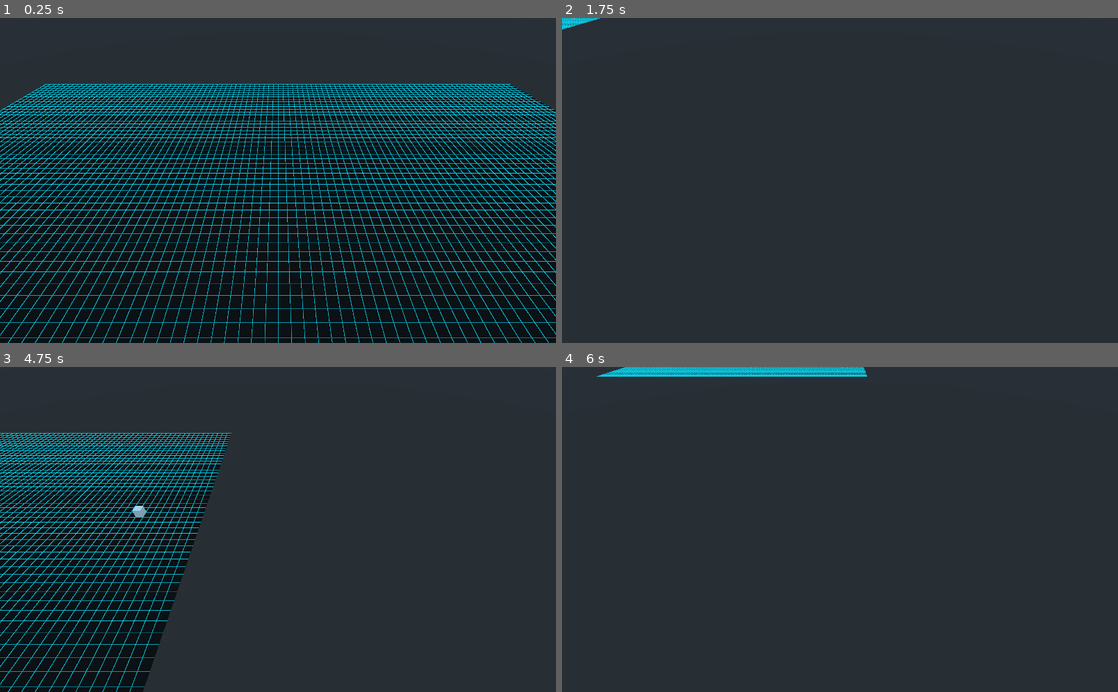
Above: before the commit, frames 1-4 (two rows, left to right).
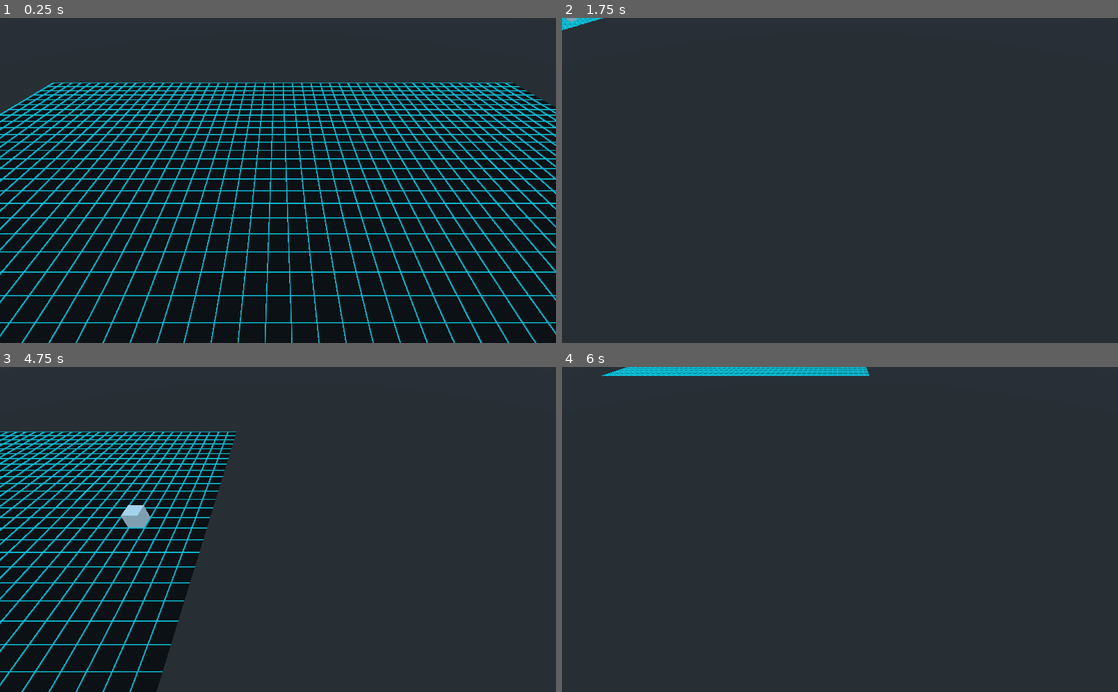
Above: after the commit, the same moments.

Repository: Kiskadee-dev/city-game-prototype
Game: Godot game, scene res://Scene.tscn
Same seed, same stepped clock (60 frames per second), same inputs: the game is played once before the commit and once after it. The project has no main scene, so this scene is started directly.
Inputs (mouse positions are in pixels of both pictures, inside the frame that each line leads up to):
- Up to frame 1 (0.25 s): no input
- Up to frame 2 (1.75 s): tap Enter at 0.5 s; move the mouse to (962, 164) at 0.52 s; hold Right (ui_right) 0.53-1.28 s; click (962, 164) at 0.67 s; move the mouse to (728, 196) at 1.27 s; hold Down (ui_down) from 1.28 s (still down)
- Up to frame 3 (4.75 s): tap Space at 2, 3.5 s; move the mouse to (333, 458) at 2.02 s; release Down (ui_down) at 2.03 s; hold Right (ui_right) 2.03-2.78 s; tap Enter at 2.75, 4.25 s; move the mouse to (250, 594) at 2.77 s; hold Up (ui_up) 2.78-3.53 s; click (250, 594) at 2.92 s; move the mouse to (444, 578) at 3.52 s; hold Left (ui_left) from 3.53 s (still down); move the mouse to (111, 480) at 4.27 s
- Up to frame 4 (6 s): move the mouse to (867, 529) at 5.02 s; release Left (ui_left) at 5.03 s; hold Down (ui_down) 5.03-5.78 s; click (867, 529) at 5.17 s; move the mouse to (756, 448) at 5.77 s; hold Right (ui_right) from 5.78 s (still down)

The runs differ from the first frame. In frame 1, 23% of the frame differs, in the area x 0-100%, y 19-100%; in frame 2, less than 0.1%; in frame 3, 10%; in frame 4, 0.7%.

Commit message:
Modified region and house to fit grid

Diff:
--- a/CityEntity.tscn
+++ b/CityEntity.tscn
@@ -1,44 +1,39 @@
 [gd_scene load_steps=4 format=2]
+
+[ext_resource path="res://Lil House.tscn" type="PackedScene" id=1]
 
 [sub_resource type="CubeMesh" id=1]
 
 [sub_resource type="SpatialMaterial" id=2]
-
-[sub_resource type="CubeMesh" id=3]
+albedo_color = Color( 0.658824, 0.658824, 0.658824, 1 )
 
 [node name="CityEntity" type="Spatial"]
 
-[node name="MeshInstance" type="MeshInstance" parent="."]
-transform = Transform( 0.375347, 0, 0, 0, 1.14989, 0, 0, 0, 4.29616, 3.04759, -0.151258, 0 )
+[node name="Wall" type="MeshInstance" parent="."]
+transform = Transform( 0.3, 0, 0, 0, 1, 0, 0, 0, 4.5, 4, 0, 0 )
 mesh = SubResource( 1 )
 material/0 = SubResource( 2 )
 
-[node name="MeshInstance2" type="MeshInstance" parent="."]
-transform = Transform( 0.307028, 0, 0, 0, 1, 0, 0, 0, 4.36051, -3.4726, 0, 0 )
+[node name="Wall2" type="MeshInstance" parent="."]
+transform = Transform( 0.3, 0, 0, 0, 1, 0, 0, 0, 4.5, -4, 0, 0 )
 mesh = SubResource( 1 )
 material/0 = SubResource( 2 )
 
-[node name="MeshInstance3" type="MeshInstance" parent="."]
-transform = Transform( 3.48191, 0, 0, 0, 1, 0, 0, 0, 0.333146, 0, 0, -4.08893 )
+[node name="Wall3" type="MeshInstance" parent="."]
+transform = Transform( 4, 0, 0, 0, 1, 0, 0, 0, 0.3, 0, 0, -4.5 )
 mesh = SubResource( 1 )
 material/0 = SubResource( 2 )
 
-[node name="MeshInstance4" type="MeshInstance" parent="."]
-transform = Transform( 3.48191, 0, 0, 0, 1, 0, 0, 0, 0.333146, 0, 0, 4.11663 )
+[node name="Wall4" type="MeshInstance" parent="."]
+transform = Transform( 4, 0, 0, 0, 1, 0, 0, 0, 0.3, 0, 0, 4.5 )
 mesh = SubResource( 1 )
 material/0 = SubResource( 2 )
 
-[node name="MeshInstance5" type="MeshInstance" parent="."]
-transform = Transform( 0.562205, 0, 0, 0, 0.562205, 0, 0, 0, 0.562205, -2.01318, -0.557741, -2.58436 )
-mesh = SubResource( 3 )
-material/0 = null
+[node name="Lil House" parent="." instance=ExtResource( 1 )]
+transform = Transform( 0.562205, 0, 0, 0, 0.562205, 0, 0, 0, 0.562205, -1.84822, -0.4, -2.24001 )
 
-[node name="MeshInstance6" type="MeshInstance" parent="."]
-transform = Transform( 0.562205, 0, 0, 0, 0.562205, 0, 0, 0, 0.562205, 1.45675, -0.557741, -0.559932 )
-mesh = SubResource( 3 )
-material/0 = null
+[node name="Lil House2" parent="." instance=ExtResource( 1 )]
+transform = Transform( 0.496328, 0, 0.264069, 0, 0.562205, 0, -0.264069, 0, 0.496328, 2.03974, -0.4, -8.15988e-05 )
 
-[node name="MeshInstance7" type="MeshInstance" parent="."]
-transform = Transform( 0.562205, 0, 0, 0, 0.562205, 0, 0, 0, 0.562205, -1.00574, -0.557741, 2.49493 )
-mesh = SubResource( 3 )
-material/0 = null
+[node name="Lil House3" parent="." instance=ExtResource( 1 )]
+transform = Transform( 0.296132, 0, -0.477892, 0, 0.562205, 0, 0.477892, 0, 0.296132, -1.93977, -0.4, 2.16379 )
--- a/ClickManager.gd
+++ b/ClickManager.gd
@@ -5,7 +5,7 @@
 var last_click_pos:Vector3
 var last_hover_pos:Vector3
 
-var grid_step = 1.0
+var grid_step = 2.0
 func emit_click(pos:Vector3):
 	emit_signal("clicked", to_grid(pos))
 
--- /dev/null
+++ b/Lil House.tscn
@@ -0,0 +1,22 @@
+[gd_scene load_steps=5 format=2]
+
+[sub_resource type="CubeMesh" id=1]
+
+[sub_resource type="SpatialMaterial" id=2]
+albedo_color = Color( 0.831373, 0.427451, 0, 1 )
+
+[sub_resource type="PrismMesh" id=3]
+size = Vector3( 2.78, 1.341, 2.184 )
+
+[sub_resource type="SpatialMaterial" id=4]
+albedo_color = Color( 0.545098, 0.247059, 0.0470588, 1 )
+
+[node name="Lil House" type="MeshInstance"]
+transform = Transform( 0.562205, 0, 0, 0, 0.562205, 0, 0, 0, 0.562205, 0, 0, 0 )
+mesh = SubResource( 1 )
+material/0 = SubResource( 2 )
+
+[node name="MeshInstance" type="MeshInstance" parent="."]
+transform = Transform( 1, 0, 0, 0, 1, 0, 0, 0, 1, 0, 1.65229, 0 )
+mesh = SubResource( 3 )
+material/0 = SubResource( 4 )
--- a/Region.tscn
+++ b/Region.tscn
@@ -19,7 +19,7 @@
 void fragment(){
 	vec4 finalcolor = albedocolor;
 
-	vec2 grid = abs(fract(vertex_position*50.0)*1.0)/fwidth(vertex_position*50.0);
+	vec2 grid = abs(fract(vertex_position*25.0)*1.0)/fwidth(vertex_position*50.0);
 	float line = min(grid.x, grid.y);
 
 	//ALBEDO = finalcolor.rgb;
@@ -38,7 +38,7 @@
 script = ExtResource( 1 )
 
 [node name="Region_mesh" type="MeshInstance" parent="."]
-transform = Transform( 50, 0, 0, 0, 1, 0, 0, 0, 50, 0, -1, 0 )
+transform = Transform( 50, 0, 0, 0, 1, 0, 0, 0, 50, 1, -1, -1 )
 mesh = SubResource( 1 )
 material/0 = SubResource( 3 )
 
--- a/UnitEntity.tscn
+++ b/UnitEntity.tscn
@@ -3,7 +3,6 @@
 [ext_resource path="res://UnitEntity.gd" type="Script" id=1]
 
 [sub_resource type="CubeMesh" id=1]
-size = Vector3( 1, 1, 1 )
 
 [node name="UnitEntity" type="Spatial"]
 script = ExtResource( 1 )
